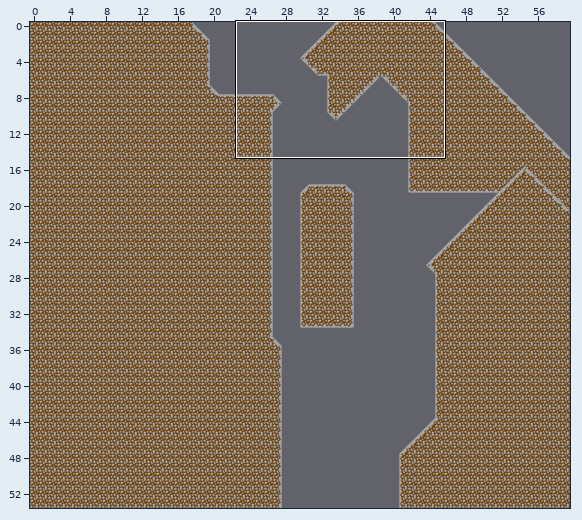
Tiled map: src/assets/maps/level2.tmx. The picture above shows the old version from afar; the outline marks the close-up.
Close-up. The starting point:
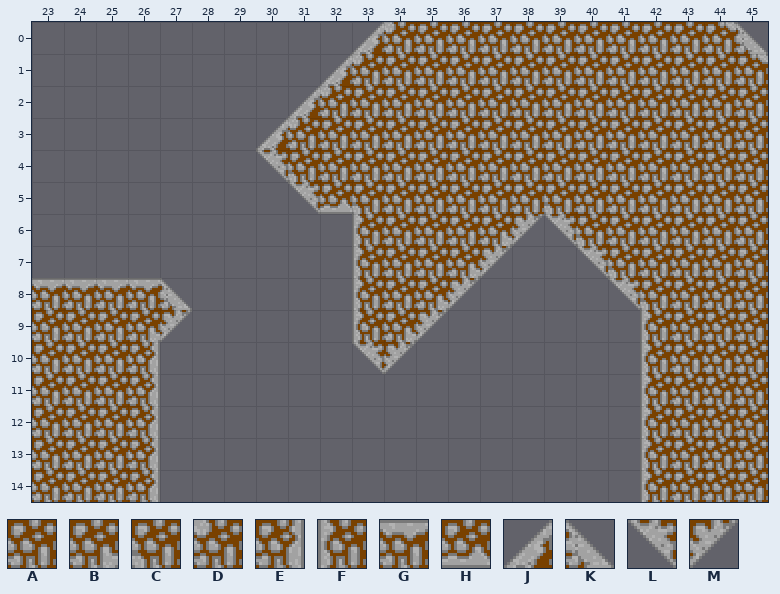
Cells are 16x16 px. Shown: x 23..45, y 0..14.
Key: from "cliffs": A 0, B 1, C 2, D 4, E 5, F 6, G 7, H 8, J 13, K 14, L 15, M 16.
_ is an empty cell.
Layers that did not change in this view are not listed.
Layer "cliffs" before, first column x 23:
 0 __________JD___________
 1 _________JD____________
 2 ________JD_____________
 3 _______JD______________
 4 _______LCAAAAAAAAAAAAAA
 5 ________LHCAAAAACAAAAAA
 6 __________FAAABMLCAAAAA
 7 __________FAABM__LCAAAA
 8 GGGGK_____FABM____LCAAA
 9 ___BM_____FBM______FAAA
10 ___E______LM_______FAAA
11 ___E_______________FAAA
12 ___E_______________FAAA
13 ___E_______________FAAA
14 ___E_______________FAAA
Now the later version:
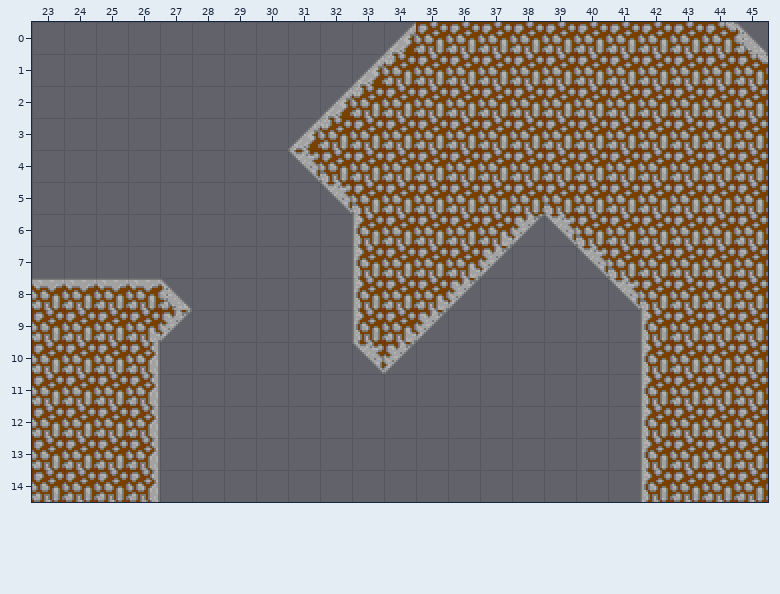
Log entry: Make lvl2 a touch easier
Change:
Layer "cliffs":
y 0: x 33..34 JD -> _J
y 1: x 32..34 JD_ -> _JD
y 2: x 31..33 JD_ -> _JD
y 3: x 30..32 JD_ -> _JD
y 4: x 30..32 LCA -> _LC
y 5: x 31..32 LH -> _L
Where, in picture pixels (left, top, right, bottom), the same in both close-ups:
changed: (256, 22, 416, 214)
